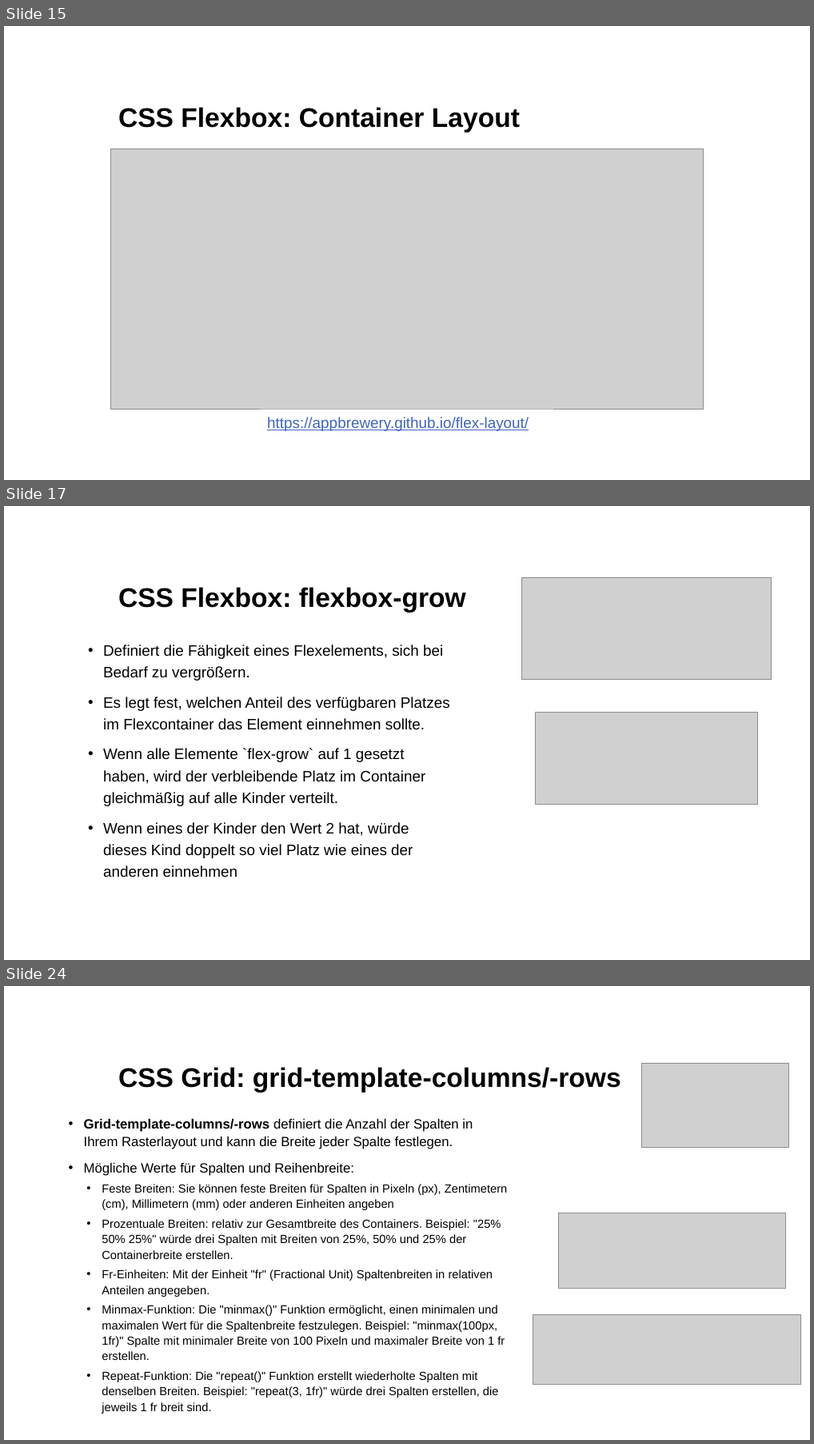
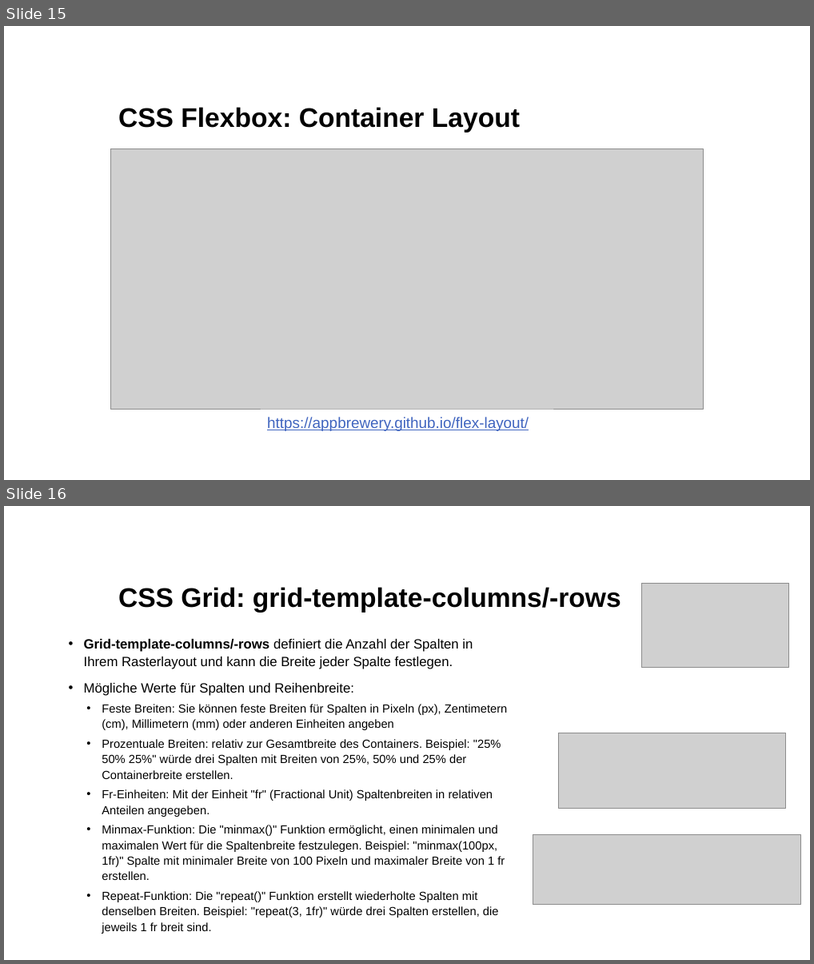
Before and after one commit to kodo89/Webentwicklung_23_24, a slide deck: 4. Flexbox&Grid/Flexbox&Grid.pptx. Shown one above the other, each under a label of ours: slides 15, 17 and 24 before the commit, slides 15 and 16 after it; the slides between them are not shown. The pictures are 814x1444 and 814x964 pixels, drawn with LibreOffice and Linux fonts; fonts in the diff are those of the drawing; grey boxes stand for pictures; background and template pictures are left out. Boxes give left, top, right and bottom in pixels: in the first picture for what was removed or moved away, otherwise in the second. Text is boxed around its words. In the diff, an @@ line names an element or a change of style, - is before the commit and + after.

Commit message:
flexMario

```diff
--- a/4. Flexbox&Grid/Flexbox&Grid.pptx
+++ b/4. Flexbox&Grid/Flexbox&Grid.pptx
@@ slide 17 removed at [4, 506, 810, 960], background #FFFFFF @@
@@ picture removed at [522, 577, 772, 680] @@
@@ title removed at [118, 587, 466, 612] @@
-CSS Flexbox: flexbox-grow
@@ text removed at [103, 644, 450, 877] @@
-• Definiert die Fähigkeit eines Flexelements, sich bei Bedarf zu vergrößern.
-• Es legt fest, welchen Anteil des verfügbaren Platzes im Flexcontainer das Element einnehmen sollte.
-• Wenn alle Elemente `flex-grow` auf 1 gesetzt haben, wird der verbleibende Platz im Container gleichmäßig auf alle Kinder verteilt.
-• Wenn eines der Kinder den Wert 2 hat, würde dieses Kind doppelt so viel Platz wie eines der anderen einnehmen
@@ picture removed at [536, 712, 758, 804] @@
@@ what was slide 24 is now slide 16 @@
```
Also in this commit, not shown: 7 other slides removed.
